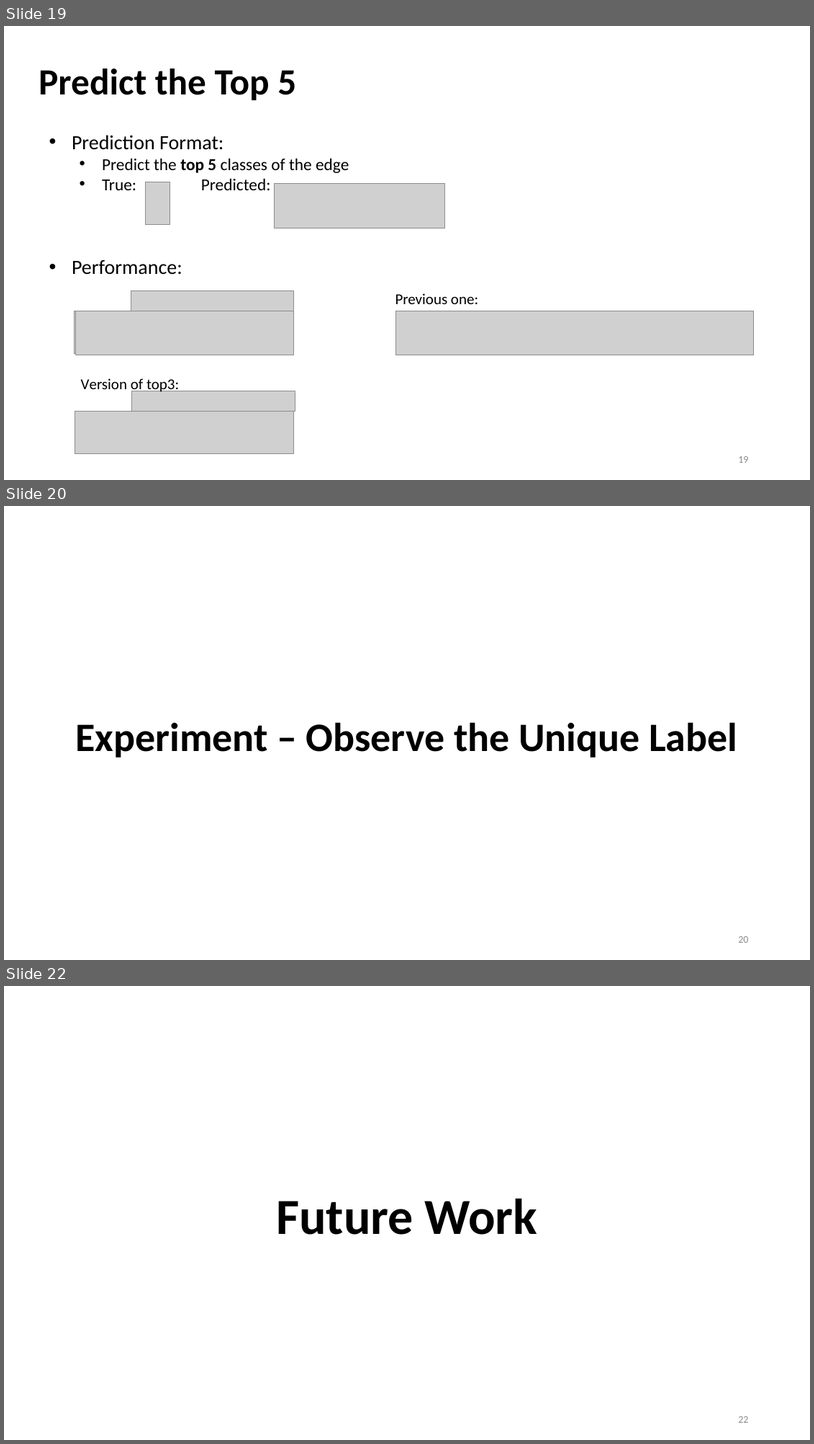
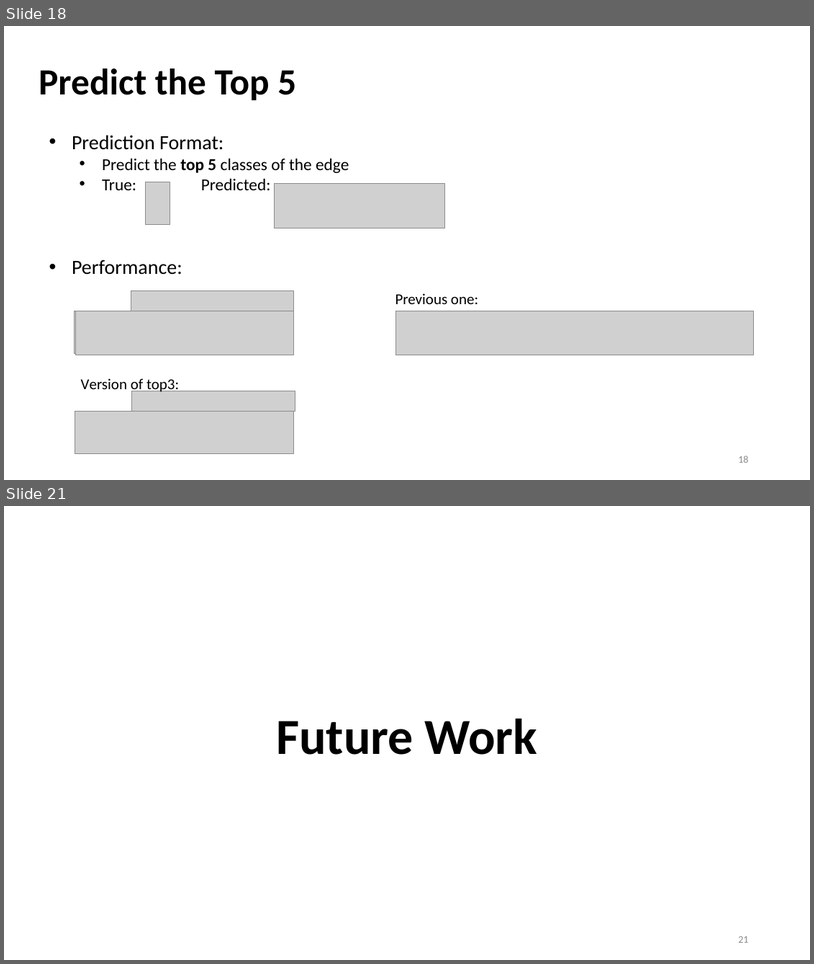
Before and after one commit to Bai1026/Intern-IIS, a slide deck: Meeting/Presentation_1201.pptx. Shown one above the other, each under a label of ours: slides 19, 20 and 22 before the commit, slides 18 and 21 after it; the slides between them are not shown. The pictures are 814x1444 and 814x964 pixels, drawn with LibreOffice and Linux fonts; fonts in the diff are those of the drawing; grey boxes stand for pictures. Boxes give left, top, right and bottom in pixels: in the first picture for what was removed or moved away, otherwise in the second. Text is boxed around its words. In the diff, an @@ line names an element or a change of style, - is before the commit and + after.

```diff
--- a/Meeting/Presentation_1201.pptx
+++ b/Meeting/Presentation_1201.pptx
@@ slide 20 removed at box(4, 506, 810, 960), background #FFFFFF @@
@@ title removed at box(75, 722, 738, 757) @@
-Experiment – Observe the Unique Label
@@ page number removed at box(738, 936, 748, 942) @@
-20
@@ what was slide 19 is now slide 18 @@
@@ page number at box(738, 455, 748, 462): text changed @@
-19
+18
@@ what was slide 22 is now slide 21 @@
@@ page number at box(738, 936, 748, 942): text changed @@
-22
+21
```
Also in this commit, not shown: 3 slides changed, 4 slides added, 1 other slide removed, 56 other files.
